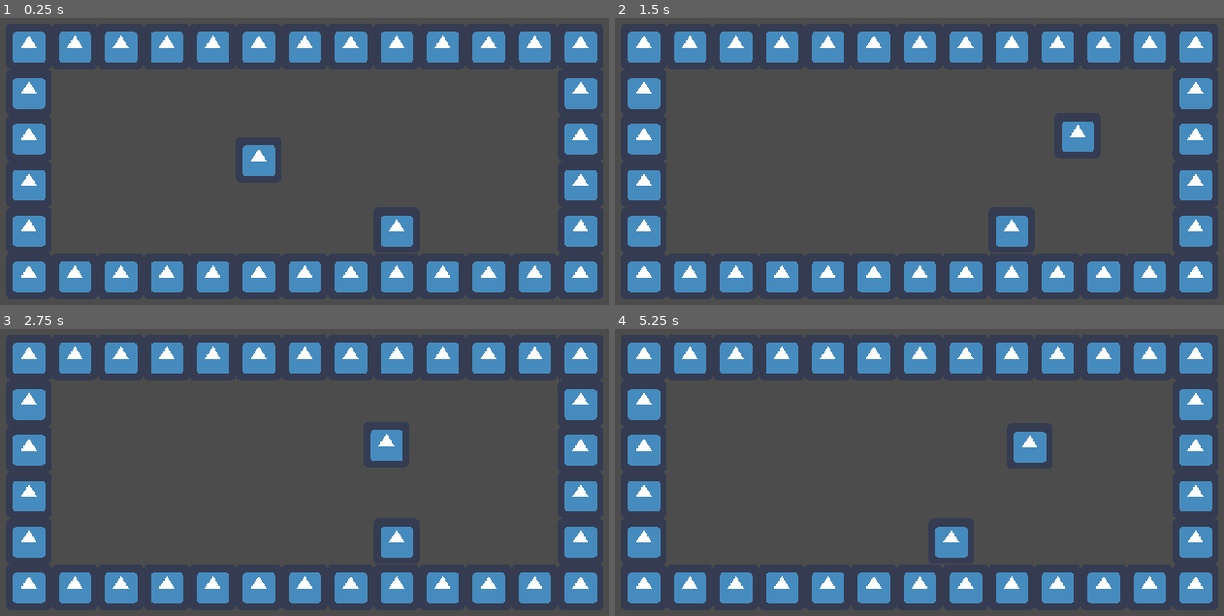
Above: before the commit, frames 1-4 (two rows, left to right).
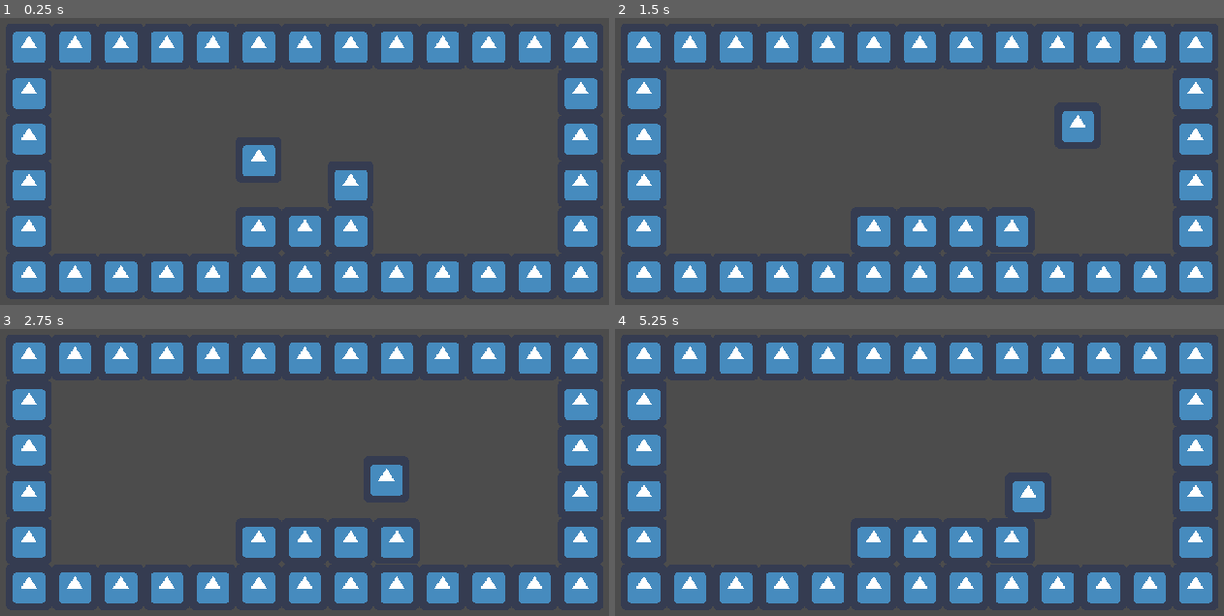
Above: after the commit, the same moments.

Repository: Juankadev/GGJ_2023
Game: Godot game, scene res://MainScene.tscn
Same seed, same stepped clock (60 frames per second), same inputs: the game is played once before the commit and once after it. The engine's default icon, where the game draws it, is replaced by a stand-in: a white triangle on a blue panel in a dark square.
Inputs:
- Up to frame 1 (0.25 s): no input
- Up to frame 2 (1.5 s): hold F (grab, bound only after the commit) 0.53-1.28 s; hold Right (move_right) from 0.53 s (still down); tap Space (jump) at 0.77, 0.8, 1.07, 1.35 s
- Up to frame 3 (2.75 s): tap Space (jump) at 1.52, 1.82, 2.3 s; tap F (grab, bound only after the commit) at 1.55 s; release Right (move_right) at 2.03 s; hold Left (move_left) from 2.03 s (still down); hold F (grab, bound only after the commit) from 2.03 s (still down)
- Up to frame 4 (5.25 s): release Left (move_left) at 2.78 s; release F (grab, bound only after the commit) at 2.78 s; hold Right (move_right) 2.78-4.28 s; tap F (grab, bound only after the commit) at 2.85, 4.35 s; tap Space (jump) at 3.02, 3.32, 3.6, 3.77, 4.07, 4.52, 4.82 s; hold Left (move_left) 4.28-5.03 s; hold Right (move_right) from 5.03 s (still down); hold F (grab, bound only after the commit) from 5.03 s (still down)

The runs differ from the first frame. In frame 1, 2.8% of the frame differs, in the area x 39-68%, y 53-80%; in frame 2, 2.2%; in frame 3, 2.8%; in frame 4, 3.4%, in the area x 39-71%, y 35-80%.

Commit message:
can grab and push box

Diff:
--- a/MainScene.tscn
+++ b/MainScene.tscn
@@ -35,7 +35,7 @@
 [node name="TileMap" type="TileMap" parent="."]
 tile_set = SubResource( 2 )
 format = 1
-tile_data = PoolIntArray( -262149, 0, 0, -262148, 0, 0, -262 …(224 unchanged characters)… 541, 0, 0, -131065, 0, 0, -5, 0, 0, -65529, 0, 0, 65531, 0, 0, 65532, 0, 0, 6553 …(107 unchanged characters)…
+tile_data = PoolIntArray( -262149, 0, 0, -262148, 0, 0, -262 …(224 unchanged characters)… 541, 0, 0, -131065, 0, 0, -5, 0, 0, -65536, 0, 0, -65535, 0, 0, -65534, 0, 0, -65529, 0, 0, 65531, 0, 0, 65532, 0, 0, 6553 …(107 unchanged characters)…
 
 [node name="Player" parent="." instance=ExtResource( 1 )]
 position = Vector2( 32, -160 )
@@ -44,4 +44,4 @@
 current = true
 
 [node name="Box" parent="." instance=ExtResource( 3 )]
-position = Vector2( 224, -32 )
+position = Vector2( 160, -96 )
--- a/box/box.gd
+++ b/box/box.gd
@@ -1,30 +1,42 @@
 extends KinematicBody2D
 
-const speed: float = 250.0
-const maxSpeed: float = 300.0
-const jump_power: float = -400.0
-const gravity: float = 15.0
+const speed: float = MovementGlobals.PLAYER_SPEED
+const maxSpeed: float = MovementGlobals.MAX_SPEED
+const jump_power: float = MovementGlobals.JUMP_POWER
 
 var motion = Vector2()
 
-var is_being_pushed = false
-var body_push_direction = 0
+var can_grab = false
+# var body_push_direction = 0
+
+onready var cached_player = $"../Player"
 
 func _physics_process(delta: float) -> void:
+	if false:
+
+		if can_grab and Input.is_action_pressed("grab"):
+			motion = cached_player.motion
+			motion = move_and_slide(motion, Vector2.UP)
+			print(cached_player.motion.x)
+
+	if !is_on_floor():
+		motion.y += MovementGlobals.GRAVITY;
+
 	var friction = false
 
-	if !is_on_floor():
-		motion.y += gravity;
+	var is_grabbing: bool = false
+	if can_grab and Input.is_action_pressed("grab"):
+		is_grabbing = true
 
-	if is_being_pushed:
-		var direction: Vector2 = Vector2.ZERO
-		if body_push_direction == 1:
+	if is_grabbing:
+		print("player is grabbing box")
+		if Input.is_action_pressed("move_right"):
 			motion.x = min(motion.x + speed, maxSpeed)
-		elif body_push_direction == -1:
+		elif Input.is_action_pressed("move_left"):
 			motion.x = max(motion.x - speed, -maxSpeed)
 	else:
 		friction = true
-		body_push_direction = 0
+#		body_push_direction = 0
 
 	if friction == true:
 		motion.x = lerp(motion.x, 0, 0.5)
@@ -33,19 +45,17 @@
 
 func _on_PushDetector_body_entered(body: Node) -> void:
 	if body.is_in_group("player"):
-		is_being_pushed = true
-		var dir_debug_string = ""
-		if body.global_position.x > global_position.x:
-			body_push_direction = -1
-			dir_debug_string = "left"
-		else:
-			body_push_direction = 1
-			dir_debug_string = "right"
+		cached_player = body
+		can_grab = true
+#		if body.global_position.x > global_position.x:
+#			body_push_direction = -1
+#		else:
+#			body_push_direction = 1
 
-		print("player is pushing box to the " + dir_debug_string)
+		print("player can grab box")
 
 func _on_PushDetector_body_exited(body: Node) -> void:
 	if body.is_in_group("player"):
-		body_push_direction = 0
-		is_being_pushed = false
-		print("player stopped pushing box")
+#		body_push_direction = 0
+		can_grab = false
+		print("player cannot grab box")
--- a/box/box.tscn
+++ b/box/box.tscn
@@ -7,7 +7,7 @@
 extents = Vector2( 30, 32 )
 
 [sub_resource type="RectangleShape2D" id=2]
-extents = Vector2( 41, 32 )
+extents = Vector2( 47, 32 )
 
 [node name="Box" type="KinematicBody2D"]
 script = ExtResource( 2 )
--- /dev/null
+++ b/movement_globals.gd
@@ -0,0 +1,7 @@
+extends Node
+
+const PLAYER_SPEED: float = 250.0
+const MAX_SPEED: float = 300.0
+const JUMP_POWER: float = -500.0
+const GRAVITY: float = 15.0
+const BOX_MOVEMENT_SPEED: float = PLAYER_SPEED * 0.8
--- a/player/player.gd
+++ b/player/player.gd
@@ -1,17 +1,15 @@
 extends KinematicBody2D
 
-const speed: float = 250.0
-const maxSpeed: float = 300.0
-const jump_power: float = -500.0
-const gravity: float = 15.0
+const speed: float = MovementGlobals.PLAYER_SPEED
+const maxSpeed: float = MovementGlobals.MAX_SPEED
+const jump_power: float = MovementGlobals.JUMP_POWER
 
 var motion = Vector2()
 
 func _physics_process(delta: float) -> void:
-	motion.y += gravity;
+	motion.y += MovementGlobals.GRAVITY;
 
 	var friction = false
-
 	var direction: Vector2 = Vector2.ZERO
 	if Input.is_action_pressed("move_right"):
 		motion.x = min(motion.x + speed, maxSpeed)
@@ -29,4 +27,7 @@
 		if friction == true:
 			motion.x = lerp(motion.x, 0, 0.5)
 
+	if Input.is_action_pressed("grab"):
+		print("Grabbing")
+
 	motion = move_and_slide(motion, Vector2.UP)
--- a/project.godot
+++ b/project.godot
@@ -13,6 +13,10 @@
 config/name="Ggj 2023 Roots"
 run/main_scene="res://MainScene.tscn"
 config/icon="res://icon.png"
+
+[autoload]
+
+MovementGlobals="*res://movement_globals.gd"
 
 [display]
 
@@ -44,6 +48,12 @@
 , Object(InputEventJoypadButton,"resource_local_to_scene":false,"resource_name":"","device":0,"button_index":0,"pressure":0.0,"pressed":false,"script":null)
  ]
 }
+grab={
+"deadzone": 0.5,
+"events": [ Object(InputEventKey,"resource_local_to_scene":false,"resource_name":"","device":0,"alt":false,"shift":false,"control":false,"meta":false,"command":false,"pressed":false,"scancode":70,"physical_scancode":0,"unicode":0,"echo":false,"script":null)
+, Object(InputEventJoypadButton,"resource_local_to_scene":false,"resource_name":"","device":0,"button_index":1,"pressure":0.0,"pressed":false,"script":null)
+ ]
+}
 
 [physics]
 
